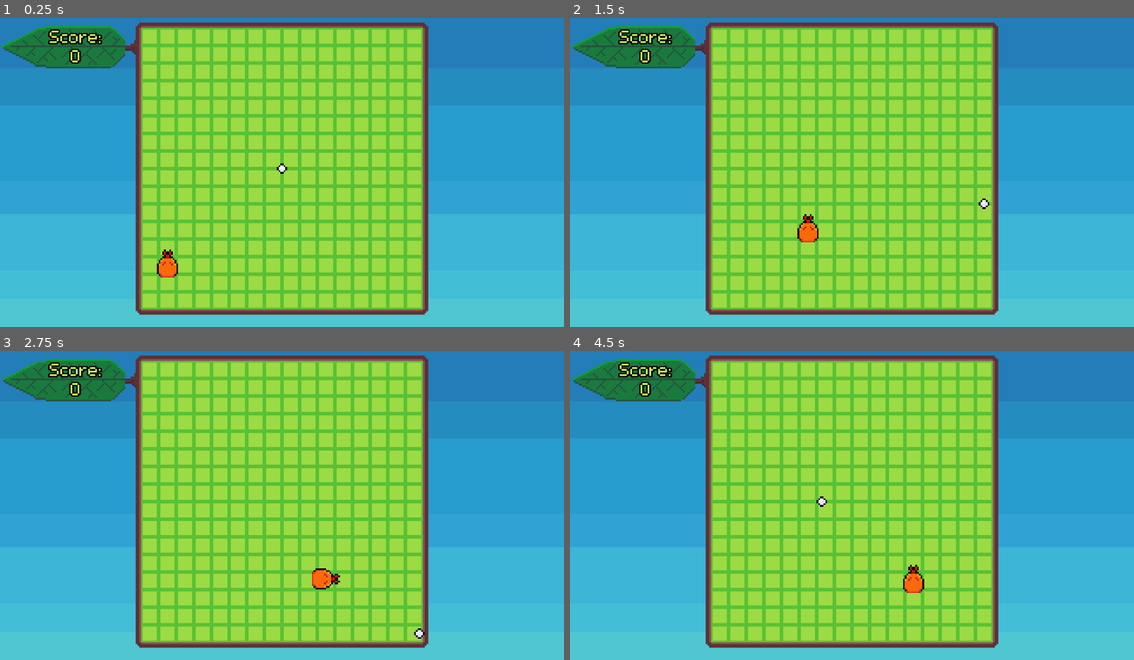
Above: before the commit, frames 1-4 (two rows, left to right).
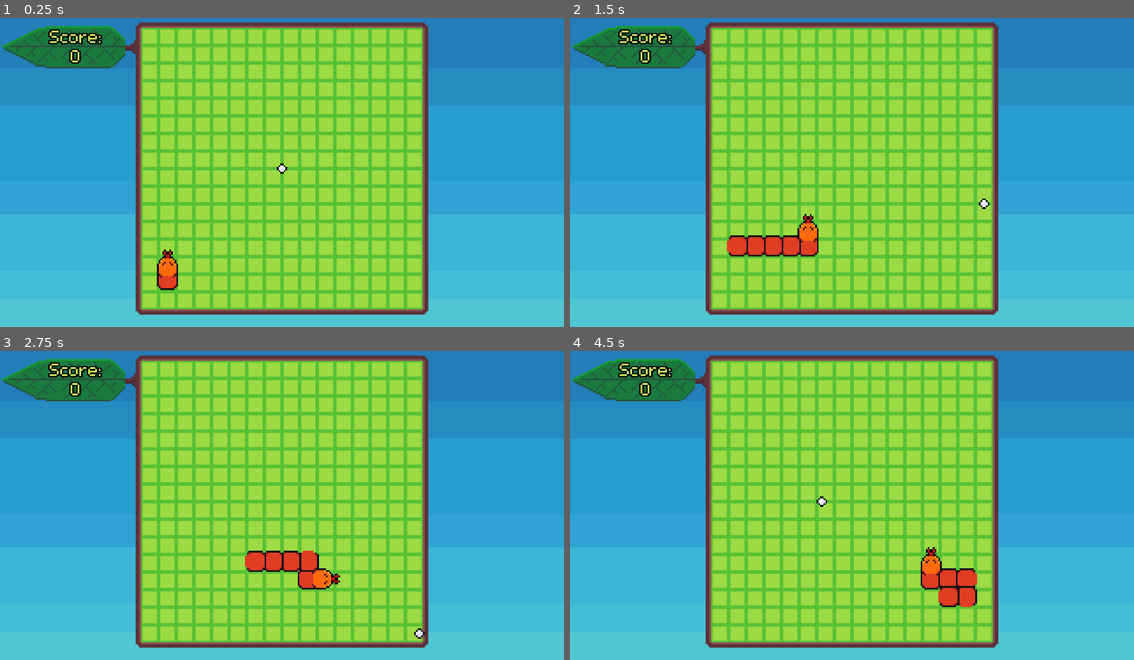
Above: after the commit, the same moments.

Repository: bdunko/Pellet
Game: Godot game, scene res://main.tscn
Same seed, same stepped clock (60 frames per second), same inputs: the game is played once before the commit and once after it.
Inputs:
- Up to frame 1 (0.25 s): no input
- Up to frame 2 (1.5 s): hold D (right) 0.53-1.28 s; hold S (down) from 1.28 s (still down)
- Up to frame 3 (2.75 s): release S (down) at 2.03 s; hold D (right) from 2.03 s (still down)
- Up to frame 4 (4.5 s): release D (right) at 2.78 s; hold W (up) 2.78-3.53 s; hold A (left) from 3.53 s (still down)

The runs differ from the first frame. In frame 1, 0.2% of the frame differs, in the area x 27-32%, y 78-89%; in frame 2, 1.0%; in frame 3, 1.0%; in frame 4, 1.5%, in the area x 59-73%, y 63-83%.

Commit message:
dead detect

Diff:
--- a/main.gd
+++ b/main.gd
@@ -1,4 +1,4 @@
 extends Node2D
 
-func _on_snake_dead():
-	print("You lose!")
+func _on_pellet_dead():
+	print("Game over!")
--- a/main.tscn
+++ b/main.tscn
@@ -6,7 +6,6 @@
 [ext_resource type="Texture2D" uid="uid://fdooebg583my" path="res://assets/grid.png" id="3_q3otb"]
 [ext_resource type="PackedScene" uid="uid://xe84in6ej3m7" path="res://pellet.tscn" id="6_dvu1o"]
 [ext_resource type="PackedScene" uid="uid://de227doiyv2qb" path="res://snake.tscn" id="7_ertux"]
-[ext_resource type="Script" path="res://pellet.gd" id="7_fwos1"]
 
 [sub_resource type="RectangleShape2D" id="RectangleShape2D_ji84y"]
 size = Vector2(4.5, 166)
@@ -33,16 +32,6 @@
 [node name="Wall2" type="CollisionPolygon2D" parent="Board/Board Walls"]
 polygon = PackedVector2Array(80, 7, 80, 10, 240, 10, 240, 170, 80, 170, 80, 173, 243, 173, 243, 7)
 
-[node name="Grid" type="Sprite2D" parent="."]
-position = Vector2(80, 10)
-texture = ExtResource("3_q3otb")
-centered = false
-
-[node name="Pellets" type="Node" parent="."]
-
-[node name="Snake" parent="." instance=ExtResource("7_ertux")]
-position = Vector2(95, 153)
-
 [node name="ScoreText" type="Label" parent="."]
 offset_left = 15.0
 offset_top = 8.0
@@ -65,8 +54,16 @@
 text = "0"
 horizontal_alignment = 1
 
+[node name="Grid" type="Sprite2D" parent="."]
+position = Vector2(80, 10)
+texture = ExtResource("3_q3otb")
+centered = false
+
+[node name="Snake" parent="." instance=ExtResource("7_ertux")]
+position = Vector2(95, 153)
+
 [node name="Pellet" parent="." instance=ExtResource("6_dvu1o")]
+z_index = 1200
 position = Vector2(160, 90)
-script = ExtResource("7_fwos1")
 
-[connection signal="dead" from="Snake" to="." method="_on_snake_dead"]
+[connection signal="dead" from="Pellet" to="." method="_on_pellet_dead"]
--- a/pellet.gd
+++ b/pellet.gd
@@ -1,4 +1,6 @@
 extends CharacterBody2D
+
+signal dead
 
 @export var speed = 100
 
@@ -9,3 +11,6 @@
 func _physics_process(_delta):
 	get_input()
 	move_and_slide()
+
+func _on_snake_head_area_entered(_area):
+	emit_signal("dead")
--- a/pellet.tscn
+++ b/pellet.tscn
@@ -1,16 +1,29 @@
-[gd_scene load_steps=3 format=3 uid="uid://xe84in6ej3m7"]
+[gd_scene load_steps=5 format=3 uid="uid://xe84in6ej3m7"]
 
+[ext_resource type="Script" path="res://pellet.gd" id="1_jute3"]
 [ext_resource type="Texture2D" uid="uid://bnghun6vkgf5v" path="res://assets/pellet.png" id="1_x86yg"]
 
 [sub_resource type="CircleShape2D" id="CircleShape2D_x2y43"]
 radius = 2.0
 
+[sub_resource type="CircleShape2D" id="CircleShape2D_vlm0v"]
+radius = 1.0
+
 [node name="Pellet" type="CharacterBody2D"]
 collision_layer = 4
-collision_mask = 32
+collision_mask = 34
+script = ExtResource("1_jute3")
 
 [node name="Sprite2D" type="Sprite2D" parent="."]
 texture = ExtResource("1_x86yg")
 
 [node name="Collision" type="CollisionShape2D" parent="."]
 shape = SubResource("CircleShape2D_x2y43")
+
+[node name="SnakeHitbox" type="Area2D" parent="."]
+collision_layer = 0
+
+[node name="CollisionShape2D" type="CollisionShape2D" parent="SnakeHitbox"]
+shape = SubResource("CircleShape2D_vlm0v")
+
+[connection signal="area_entered" from="SnakeHitbox" to="." method="_on_snake_head_area_entered"]
--- a/snake.gd
+++ b/snake.gd
@@ -1,6 +1,8 @@
 extends Node2D
 
-signal dead
+signal caught_player
+
+var done = false
 
 enum Direction {
 	UP, DOWN, LEFT, RIGHT
@@ -23,6 +25,8 @@
 var _direction := Direction.UP
 var _previous_head_positions := []
 
+var free_segments = 5
+
 class Pair:
 	var pos: Vector2
 	var original_dir: Direction
@@ -36,9 +40,6 @@
 		return self
 
 func _dir_to_pellet(grid_pos: Vector2, pellet_pos: Vector2) -> Direction:
-	assert(not _is_snake_at(grid_pos))
-
-	var depth = 0
 	var checked = []
 	var to_check = []
 	var next_checks = [
@@ -69,67 +70,65 @@
 				next_checks.append(Pair.new().setup(current_check.pos + Vector2(0, 1), current_check.original_dir))
 				next_checks.append(Pair.new().setup(current_check.pos + Vector2(0, -1), current_check.original_dir))
 
-
-	assert(false)
-	return Direction.UP # couldn't find path
+	# couldn't find path, pick a legal direction
+	return Direction.UP
 
 func _move():
-	# store previous before moving
-	_previous_head_positions.push_front(position)
-	if(_previous_head_positions.size() == 100): #don't track forever
-		_previous_head_positions.remove_at(99)
+	if not done:
+		# store previous before moving
+		_previous_head_positions.push_front(position)
+		if(_previous_head_positions.size() == 100): #don't track forever
+			_previous_head_positions.remove_at(99)
 
-	# get my grid position
-	var grid_pos = Global.to_grid_position(position)
+		# initial grows
+		if(free_segments != 0):
+			_grow_snake()
+			free_segments -= 1
 
-	var pellet_pos = Global.to_grid_position(get_parent().find_child("Pellet").position)
+		# get my grid position
+		var grid_pos = Global.to_grid_position(position)
 
-	# determine next movement
-	_direction = _dir_to_pellet(grid_pos, pellet_pos)
+		var pellet_pos = Global.to_grid_position(get_parent().find_child("Pellet").position)
 
-	# move according to direction
-	grid_pos += _MOVEMENT_BY_DIR[_direction]
+		# determine next movement
+		_direction = _dir_to_pellet(grid_pos, pellet_pos)
 
-	# check if we hit a wall
-	if not Global.is_grid_pos_in_grid(grid_pos):
-		emit_signal("dead")
-		return
+		# move according to direction
+		grid_pos += _MOVEMENT_BY_DIR[_direction]
 
-	# translate back to global and set position
-	position = Global.to_global_position(grid_pos)
-	position.y -= 1 # move up a bit more for the tongue
+		# translate back to global and set position
+		position = Global.to_global_position(grid_pos)
+		position.y -= 1 # move up a bit more for the tongue
 
+		# move each segment to position of segment in front of it, from back to front
+		var segments = $Segments.get_children()
+		segments.reverse()
+		for i in range(0, segments.size()):
+			var segment = segments[i]
+			segment.visible = true
+			# special case: if last segment, move to head's previous
+			if i == segments.size() - 1:
+				segment.position = _previous_head_positions[0]
+			else: # otherwise move to next segment
+				var next_segment = segments[i+1]
+				segment.position = next_segment.position
+				segment.rotation_degrees = _ROTATION_DEGREES_BY_DIR[_direction_to(segment.position, next_segment.position)]
 
-	# move each segment to position of segment in front of it, from back to front
-	var segments = $Segments.get_children()
-	segments.reverse()
-	for i in range(0, segments.size()):
-		var segment = segments[i]
-		segment.visible = true
-		# special case: if last segment, move to head's previous
-		if i == segments.size() - 1:
-			segment.position = _previous_head_positions[0]
-		else: # otherwise move to next segment
-			var next_segment = segments[i+1]
-			segment.position = next_segment.position
-			segment.rotation_degrees = _ROTATION_DEGREES_BY_DIR[_direction_to(segment.position, next_segment.position)]
+		# fix rotations
+		for i in range(0, segments.size()):
+			var segment = segments[i]
+			if i == segments.size() - 1: # head case
+				segment.find_child("Sprite").rotation_degrees = _ROTATION_DEGREES_BY_DIR[_direction_to(segment.position, position)]
+			else:
+				var next_segment = segments[i+1]
+				segment.find_child("Sprite").rotation_degrees = _ROTATION_DEGREES_BY_DIR[_direction_to(segment.position, next_segment.position)]
 
-	# fix rotations
-	for i in range(0, segments.size()):
-		var segment = segments[i]
-		if i == segments.size() - 1: # head case
-			segment.rotation_degrees = _ROTATION_DEGREES_BY_DIR[_direction_to(segment.position, position)]
-		else:
-			var next_segment = segments[i+1]
-			segment.rotation_degrees = _ROTATION_DEGREES_BY_DIR[_direction_to(segment.position, next_segment.position)]
-
-	# fix head's rotation
-	$HeadSprite.rotation_degrees = _ROTATION_DEGREES_BY_DIR[_direction]
+		# fix head's rotation
+		$HeadSprite.rotation_degrees = _ROTATION_DEGREES_BY_DIR[_direction]
 
 func _is_snake_at(grid_pos: Vector2):
-	var pos = Global.to_grid_position(grid_pos)
 	for segment in $Segments.get_children():
-		if pos == segment.position:
+		if grid_pos == Global.to_grid_position(segment.position):
 			return true
 	return false
 
@@ -145,8 +144,7 @@
 		else:
 			return Direction.LEFT
 
-func _on_pellet_hitbox_area_entered(area: Area2D):
-	area.get_parent().queue_free()
+func _grow_snake():
 	# grow snake, add segment at previous location
 	var new_segment = load("res://snake_segment.tscn").instantiate()
 	new_segment.position = position
--- a/snake_segment.tscn
+++ b/snake_segment.tscn
@@ -1,6 +1,18 @@
-[gd_scene load_steps=2 format=3 uid="uid://dk65o8802skf6"]
+[gd_scene load_steps=3 format=3 uid="uid://d0bi0k3smfm7s"]
 
-[ext_resource type="Texture2D" uid="uid://ctoeqvpuvr8ip" path="res://assets/snake_segment.png" id="1_y2l2g"]
+[ext_resource type="Texture2D" uid="uid://ctoeqvpuvr8ip" path="res://assets/snake_segment.png" id="1_eqhki"]
 
-[node name="SnakeSegment" type="Sprite2D"]
-texture = ExtResource("1_y2l2g")
+[sub_resource type="RectangleShape2D" id="RectangleShape2D_yvtc6"]
+size = Vector2(12, 12)
+
+[node name="SnakeSegment" type="Node2D"]
+
+[node name="Sprite" type="Sprite2D" parent="."]
+texture = ExtResource("1_eqhki")
+
+[node name="StaticBody2D" type="StaticBody2D" parent="."]
+collision_layer = 34
+collision_mask = 0
+
+[node name="CollisionShape2D" type="CollisionShape2D" parent="StaticBody2D"]
+shape = SubResource("RectangleShape2D_yvtc6")
Binary file changed: assets/snake_head.png
Not shown: 1 places in main.tscn that only renumber resources
